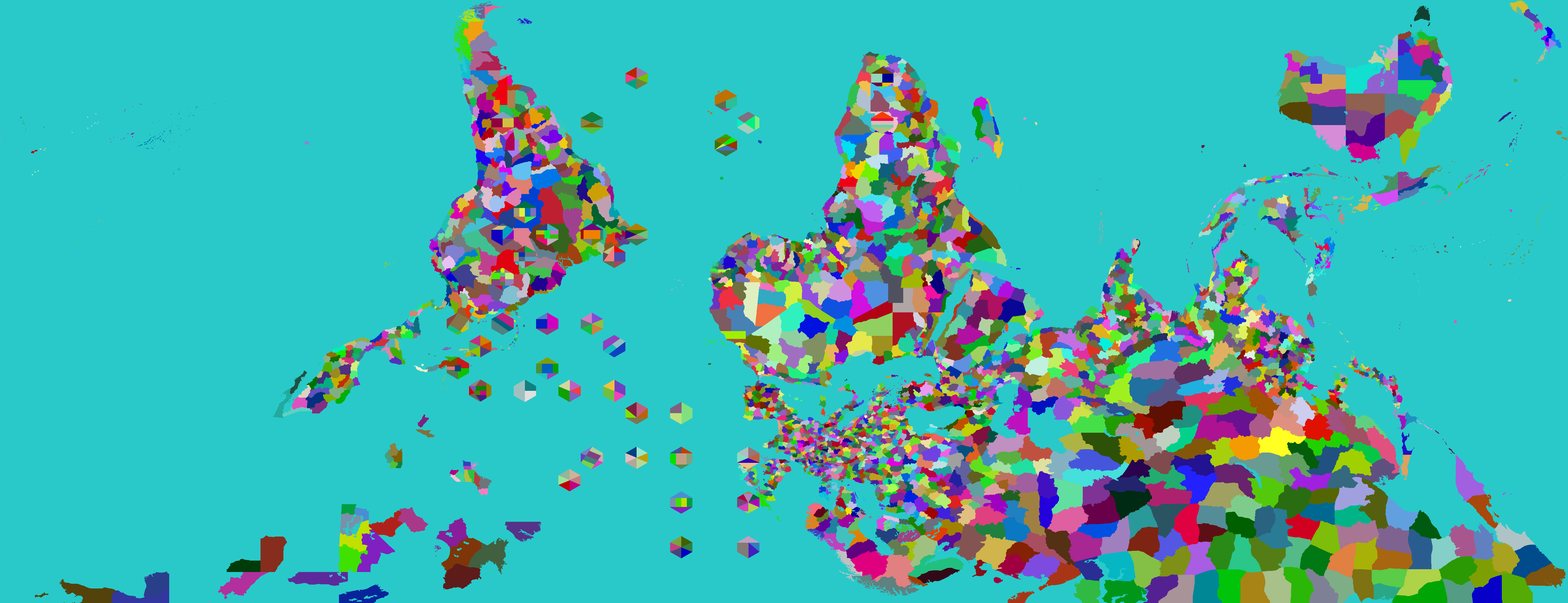
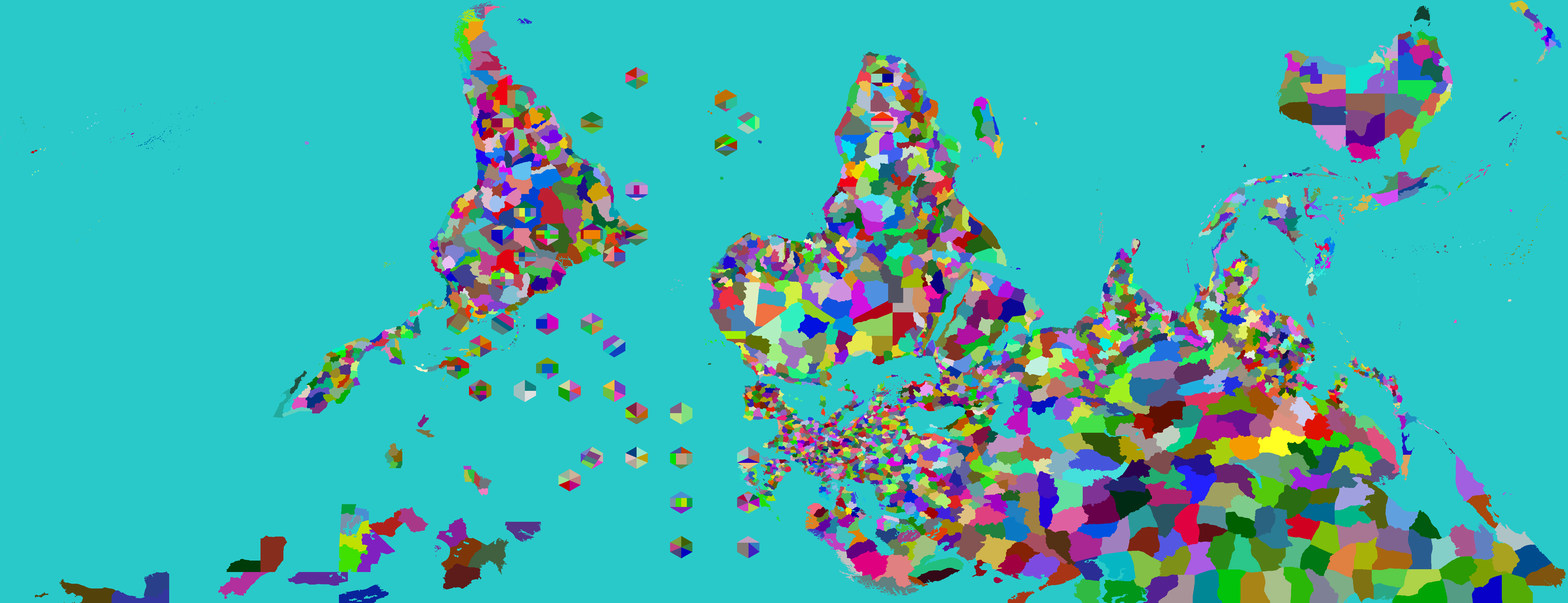
Before/after of a w=1568, h=603 layered artwork. What changed in the layer stack:
painted on "Provinces" over [449, 178, 648, 482]
